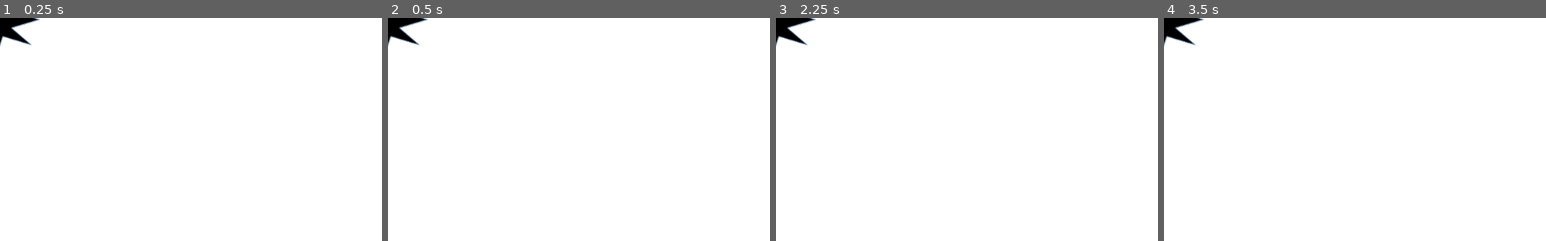
Above: before the commit, frames 1-4 (left to right).
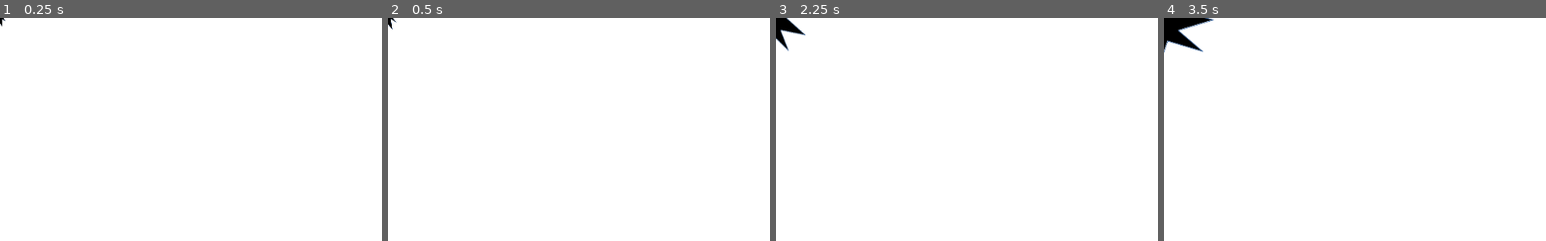
Above: after the commit, the same moments.

Repository: danieljohnson2/Shooty
Game: Godot game, scene res://Hole.tscn
The game is run twice, just before and just after one commit, with the same random seed, the same clock (stepped at 60 frames per second) and the same inputs. This scene is started directly instead of the project's main scene.
Inputs (mouse positions are % of the whole screen's width and height, from its top left):
- Up to frame 1 (0.25 s): no input
- Up to frame 2 (0.5 s): no input
- Up to frame 3 (2.25 s): tap Enter at 0.5 s; move the mouse to (72, 45) at 0.52 s; move the mouse to (30, 55) at 1.27 s; tap Space at 2 s; move the mouse to (60, 28) at 2.02 s
- Up to frame 4 (3.5 s): move the mouse to (45, 70) at 2.77 s
The pictures show only the part of the screen within x 0-50%, y 0-50%; the shares and areas given below are measured in that part.

The runs differ from the first frame. In frame 1, 0.7% of the frame differs, in the area x 0-11%, y 0-13%; in frame 2, 0.6%; in frame 3, 0.6%; in frame 4, 0.5%.

Commit message:
Animate holes as the appear. Scaling the root node seems to work on an Area2D

Diff:
--- a/Hole.gd
+++ b/Hole.gd
@@ -1,4 +1,15 @@
 extends Area2D
+
+export var growth_speed = 0.25
+
+func _ready():
+	scale = Vector2(0.125, 0.125)
+
+func _process(delta):
+	var expansion = scale.x
+	expansion = min(1, expansion + growth_speed * delta)
+	scale = Vector2(expansion, expansion)
+	rotation = (1 - expansion) * PI/2
 
 func _on_Hole_body_entered(body):
 	if body.is_in_group("Player"):
--- a/Hole.tscn
+++ b/Hole.tscn
@@ -10,10 +10,8 @@
 script = ExtResource( 1 )
 
 [node name="Sprite" type="Sprite" parent="."]
-scale = Vector2( 8, 8 )
 texture = ExtResource( 2 )
 
 [node name="CollisionPolygon2D" type="CollisionPolygon2D" parent="."]
-scale = Vector2( 1, 1 )
-polygon = PoolVector2Array( -194.603, -98.0484, -187.792, -465.855, -20.9167, -166.161, 302.617, -247.896, 84.6574, -94.6428, 517.171, 17.7425, 173.203, 136.939, 415.002, 361.71, 40.3844, 252.73, -34.5392, 463.878, -82.2179, 324.248, -303.583, 474.095, -191.197, 293.597, -518.137, 286.786, -300.177, 89.2605, -494.297, -207.028 )
+polygon = PoolVector2Array( -59.889, -25.5769, -22.9751, -11.8831, -23.5593, -60.7438, -4.43003, -21.1751, 38.1169, -30.1398, 10.9618, -13.0738, 66.928, 1.81078, 19.416, 16.0353, 51.1235, 44.3361, 4.41261, 31.58, -3.82927, 59.7234, -8.71944, 40.7739, -38.0605, 60.3346, -24.9182, 35.2725, -67.629, 35.1523, -38.4551, 11.9323 )
 [connection signal="body_entered" from="." to="." method="_on_Hole_body_entered"]
